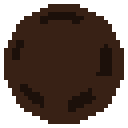
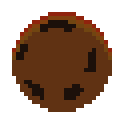
Layer changes from the first 128×128 image to the second:
added layer "Layer 4" above "Layer 3" over [12, 12, 112, 60]
added layer "Layer 3" above "Layer 2" over [16, 20, 96, 100]
added layer "Layer 2" above "Layer 1" over [12, 12, 112, 112]
hid "Layer 1", painted on it over [4, 4, 124, 124]
